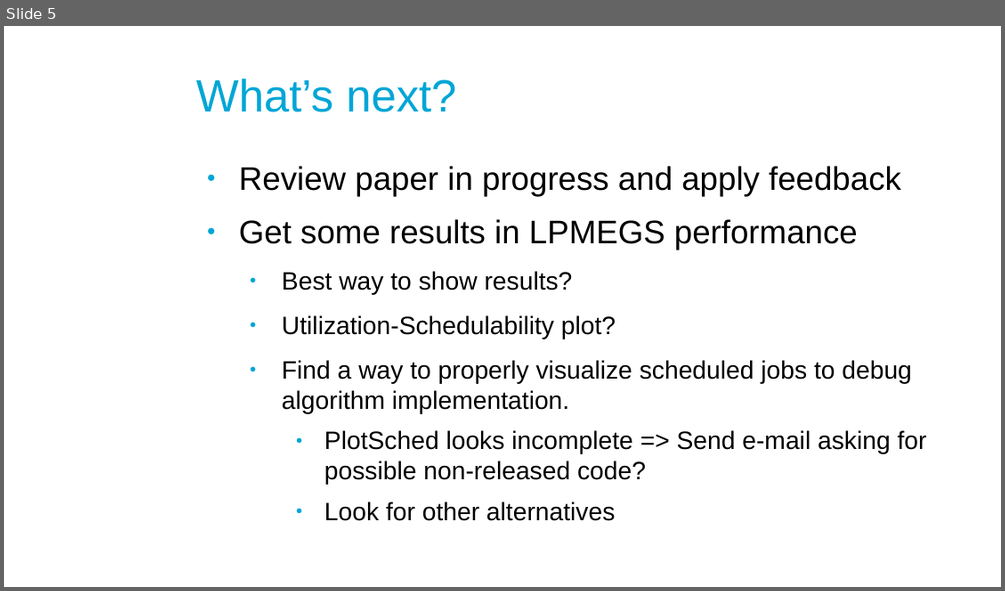
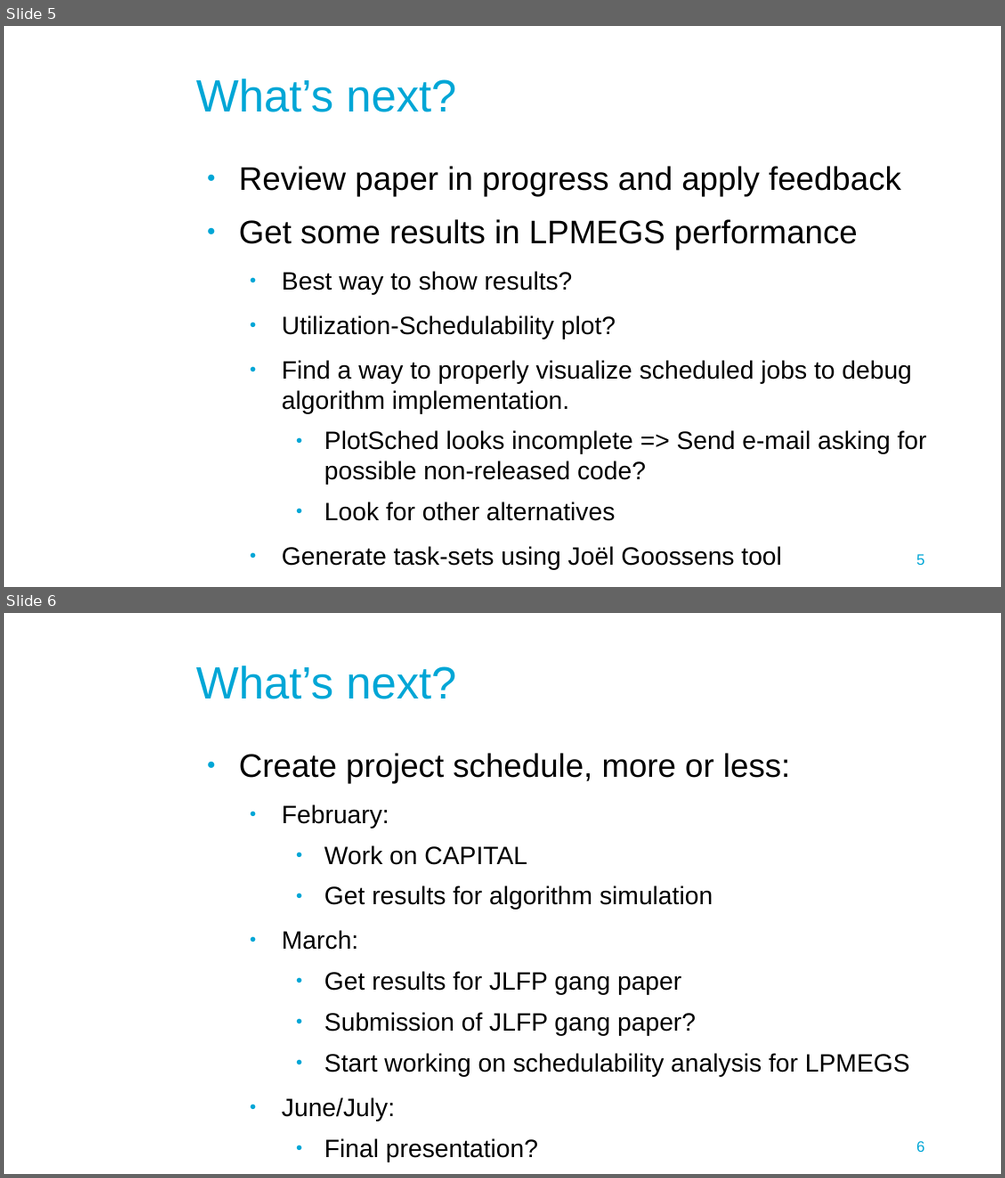
Before and after one commit to jmigual/APATeoria, a slide deck: Notes/TFM_presentations/2020_02_12/2020_02_12.odp. Shown one above the other, each under a label of ours: slide 5 before the commit, slides 5 and 6 after it. The pictures are 1005x591 and 1005x1178 pixels, drawn with LibreOffice and Linux fonts; fonts in the diff are those of the drawing; background and template pictures are left out. Boxes give left, top, right and bottom in pixels: in the first picture for what was removed or moved away, otherwise in the second. Text is boxed around its words. In the diff, an @@ line names an element or a change of style, - is before the commit and + after.

```diff
--- a/Notes/TFM_presentations/2020_02_12/2020_02_12.odp
+++ b/Notes/TFM_presentations/2020_02_12/2020_02_12.odp
@@ slide 6 added at (4, 613, 1001, 1174), background #FFFFFF @@
@@ title added at (196, 666, 456, 699), 36 pt, text #00A6D6 @@
+What’s next?
@@ text added at (239, 753, 910, 1121), 20 pt, text #000000 @@
+● Create project schedule, more or less:
+  ● February:
+    ● Work on CAPITAL
+    ● Get results for algorithm simulation
+  ● March:
+    ● Get results for JLFP gang paper
+    ● Submission of JLFP gang paper?
+    ● Start working on schedulability analysis for LPMEGS
+  ● June/July:
+    ● Final presentation?
@@ page number added at (916, 1141, 924, 1151), 12 pt, text #00A6D6 @@
+6
@@ slide 5 changed as well @@
@@ text at (282, 546, 782, 570): paragraph added @@
+  ● Generate task-sets using Joël Goossens tool
@@ page number added at (916, 554, 924, 564), 12 pt, text #00A6D6 @@
+5
```
Also in this commit, not shown: 4 other slides changed.
